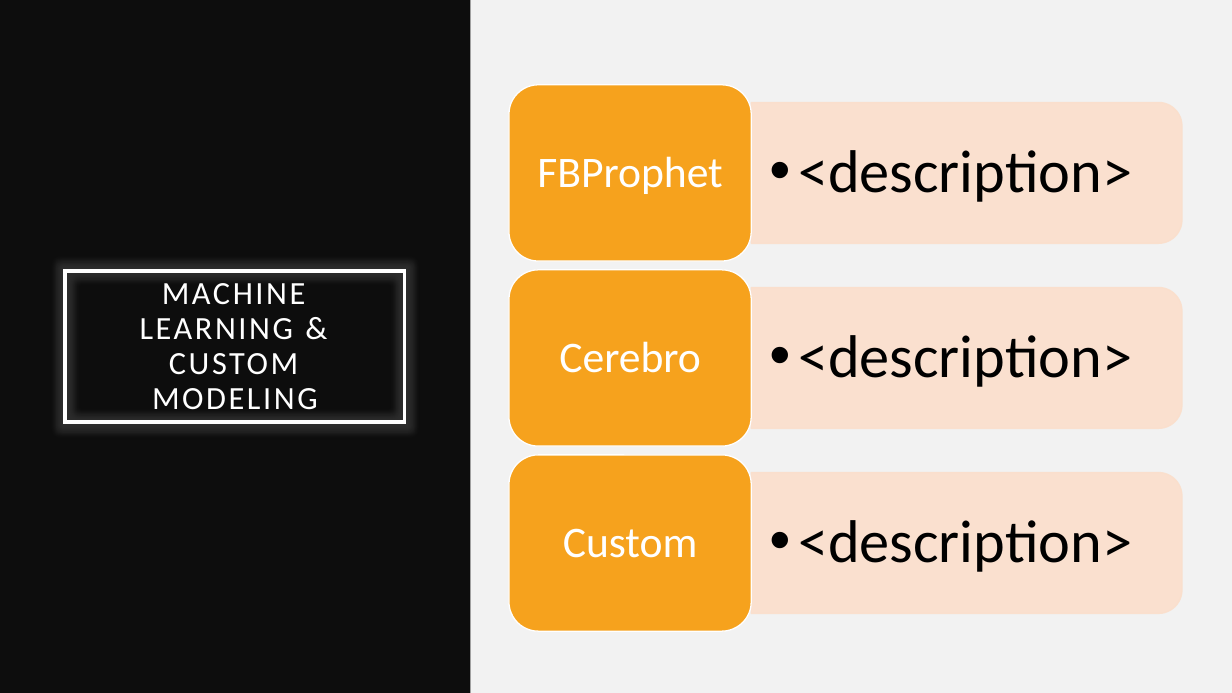
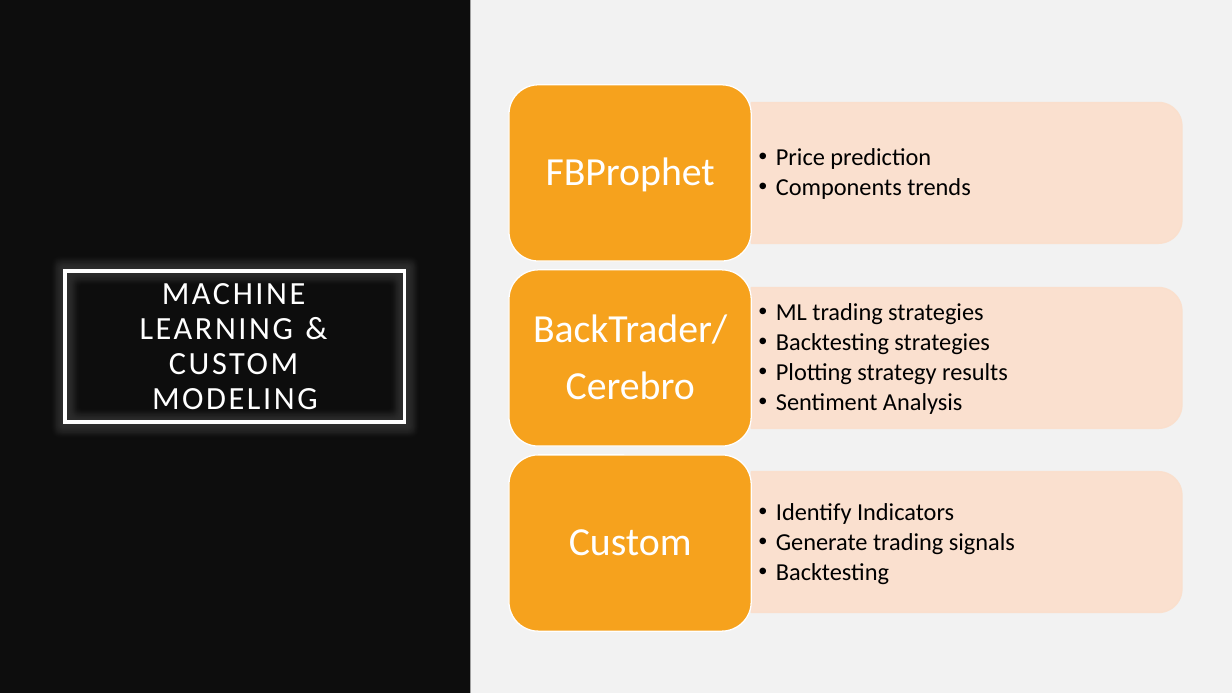
Before and after one commit to SpeedsMach5/Mega-Sharks_Q_Branch, a slide deck: slide 7 of presentation/mega_sharks_trading_evaluator.pptx (slide 6 before the commit). Drawn at 1232x693 pixels with LibreOffice and Linux fonts; fonts in the diff are those of the drawing. Boxes give left, top, right and bottom in pixels: in the first picture for what was removed or moved away, otherwise in the second. Text is boxed around its words. In the diff, an @@ line names an element or a change of style, - is before the commit and + after.

Commit message:
Added updated presentation slide

```diff
--- a/presentation/mega_sharks_trading_evaluator.pptx
+++ b/presentation/mega_sharks_trading_evaluator.pptx
@@ text "FBProphet" at <box>546,157,715,192</box>: size 34 to 31 pt; less space between paragraphs @@
@@ text at <box>776,148,970,199</box>: text changed; size 47 to 19 pt @@
-  •• <description>
+  • Price prediction
+  • Components trends
@@ text at <box>533,314,727,344</box>: paragraph added @@
+BackTrader/
@@ text at <box>776,303,1008,414</box>: text changed; size 47 to 19 pt @@
-  •• <description>
+  • ML trading strategies
+  • Backtesting strategies
+  • Plotting strategy results
+  • Sentiment Analysis
@@ text at <box>566,371,695,400</box>: size 34 to 31 pt in "Cerebro"; less space between paragraphs @@
@@ text "Custom" at <box>569,529,692,556</box>: size 34 to 31 pt; less space between paragraphs @@
@@ text at <box>776,503,1015,585</box>: text changed; size 47 to 19 pt @@
-  •• <description>
+  • Identify Indicators
+  • Generate trading signals
+  • Backtesting
```
Also in this commit, not shown: 4 other slides changed, 1 slide added.
